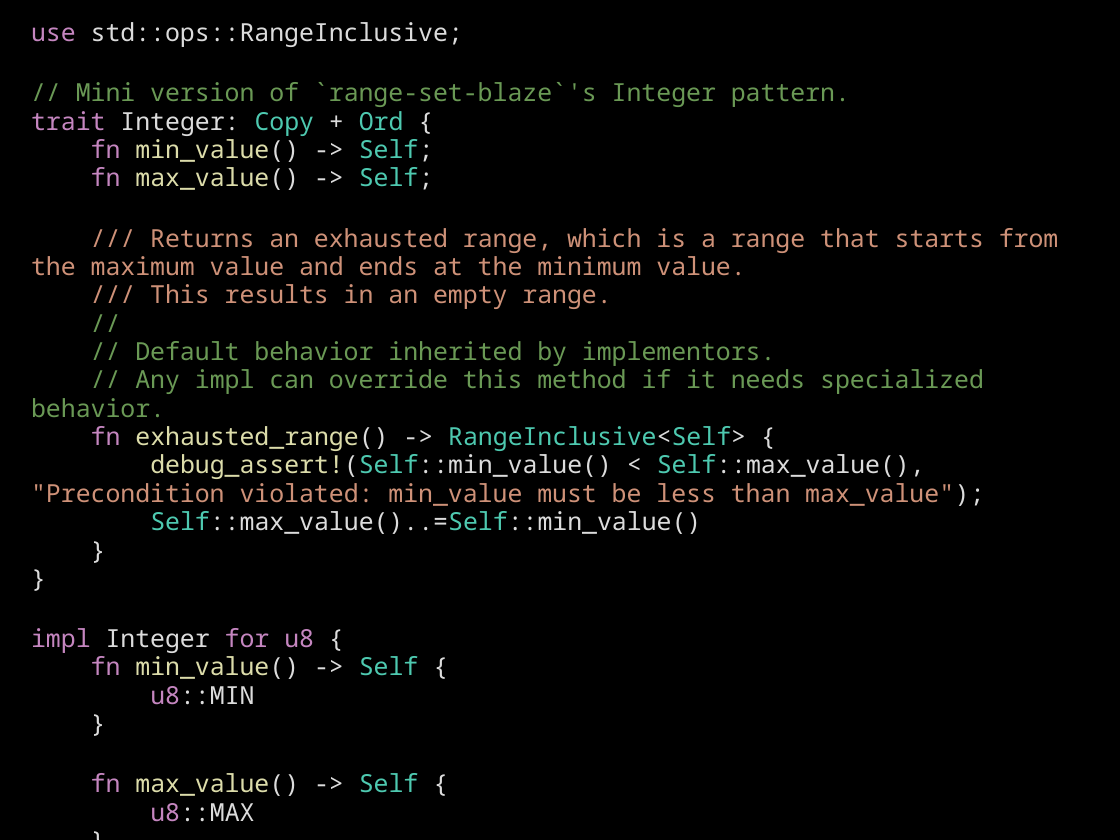
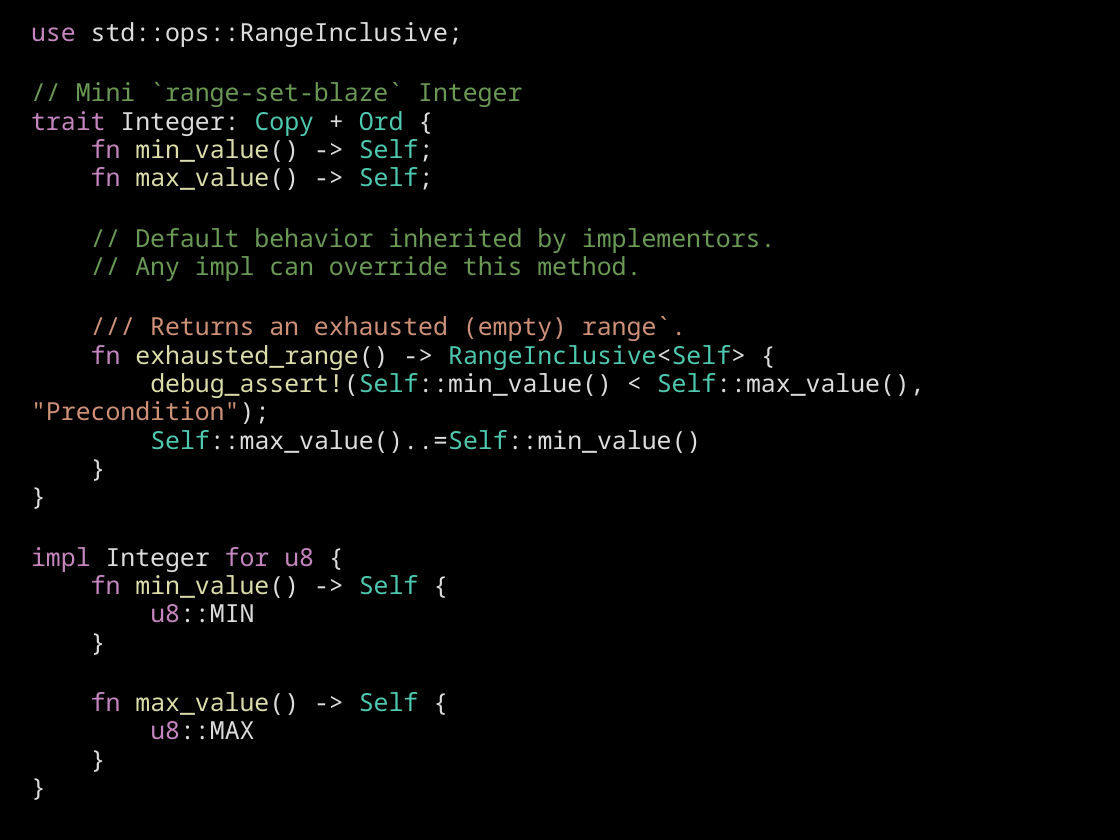
Before and after one commit to CarlKCarlK/inherit, a slide deck: slide 2 of docs/example1_walkthrough.pptx. Drawn at 1120x840 pixels with LibreOffice and Linux fonts; fonts in the diff are those of the drawing. Boxes give left, top, right and bottom in pixels: in the first picture for what was removed or moved away, otherwise in the second. Text is boxed around its words. In the diff, an @@ line names an element or a change of style, - is before the commit and + after.

```diff
--- a/docs/example1_walkthrough.pptx
+++ b/docs/example1_walkthrough.pptx
@@ text at (31,22,925,740): paragraph added @@
+}
@@ text at (76,82,522,107): text changed @@
-// Mini version of `range-set-blaze`'s Integer pattern.
+// Mini `range-set-blaze` Integer
@@ text at (31,228,1059,309): paragraphs removed @@
-/// Returns an exhausted range, which is a range that starts from the maximum value and ends at the minimum value.
-/// This results in an empty range.
-//
@@ text at (135,252,686,341): text changed; text colour #6A9955 to #CE9178 @@
-// Any impl can override this method if it needs specialized behavior.
+// Any impl can override this method.
+/// Returns an exhausted (empty) range`.
@@ text at (31,369,925,424): text changed; text colour #CE9178 to #DCDCDC @@
-debug_assert!(Self::min_value() < Self::max_value(), "Precondition violated: min_value must be less than max_value");
+debug_assert!(Self::min_value() < Self::max_value(), "Precondition");
```
Also in this commit, not shown: 2 other slides changed, 3 other files.
